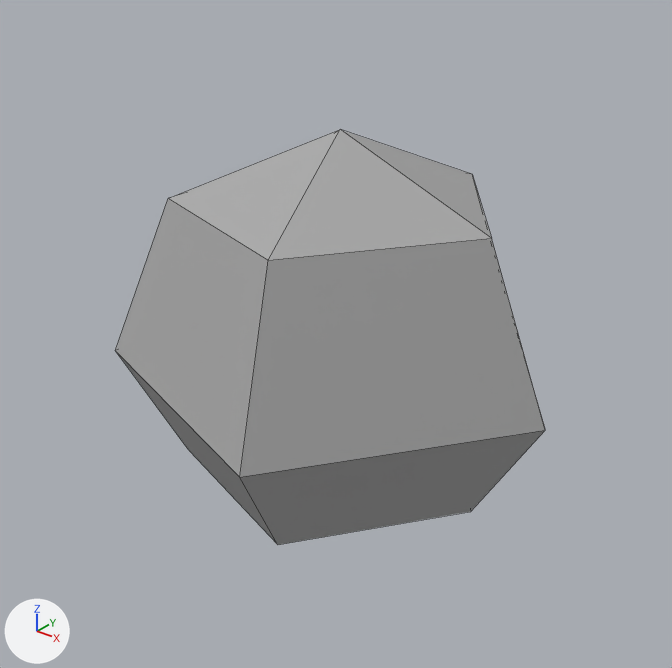
The FBX model Wizard Tennis/Assets/Models/V2/bushLarge.fbx: old version first, new version second.
Both versions are drawn from a 50 mm lens placed at (2.02, -2.55, 2.15), pointed at (0.07, -0.12, 0.64). The lights are fixed; the arrows at lower left show +X, +Y and +Z. The older version comes first. Mesh edges are drawn as thin lines. Where no turn or scale is listed for an object, it has been applied to the vertices.

The older version as bpy lines, for what is in view:
```python
me_mesh = bpy.data.meshes.new('Mesh')
me_mesh.from_pydata(...)  # 16 vertices, 15 faces; spans x -0.72..0.89, y -0.84..0.84, z 0.03..1.37
me_mesh.materials.append(mat_standardsurface1)  # grey #aaaaaa
ob_sm_bushlarge = bpy.data.objects.new('sm_bushLarge', me_mesh)
ob_sm_bushlarge.location = (0.0, 0.0, 0.0)
```
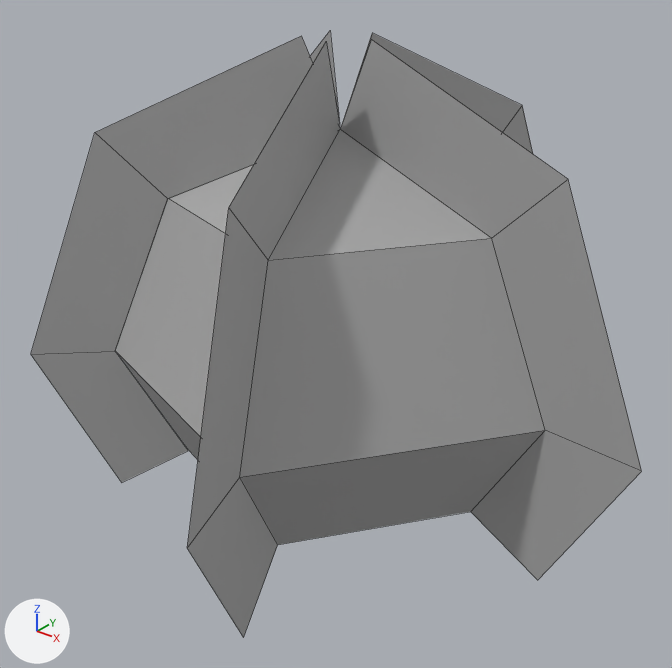
The edits, one by one:
me_mesh is used by ob_sm_bushlarge; location (0.0, 0.0, 0.0).
me_mesh had 16 vertices, 15 faces and spanned x -0.72..0.89, y -0.84..0.84, z 0.03..1.37.
me_mesh now has 56 vertices, 30 faces and spans x -0.99..1.23, y -1.17..1.17, z -0.14..1.69.
Part 1, on me_mesh:
40 vertices are added at x -0.99..1.23, y -1.17..1.17, z -0.14..1.69.
15 new faces join them.

Changed parts and their boxes (x1, y1, x2, y2) in the pictures (672 x 668 px):
'sm_bushLarge', reshaped (42% wider, 46% taller): before (115, 130, 545, 545); after (31, 31, 641, 637)
part 1 of me_mesh, added: after (31, 31, 641, 637)
